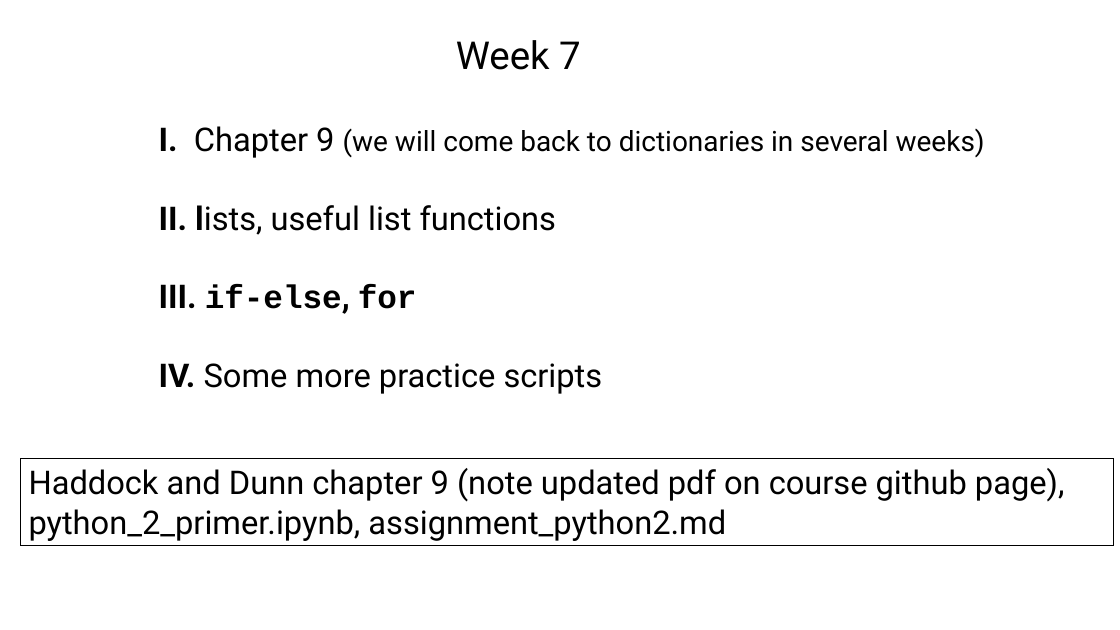
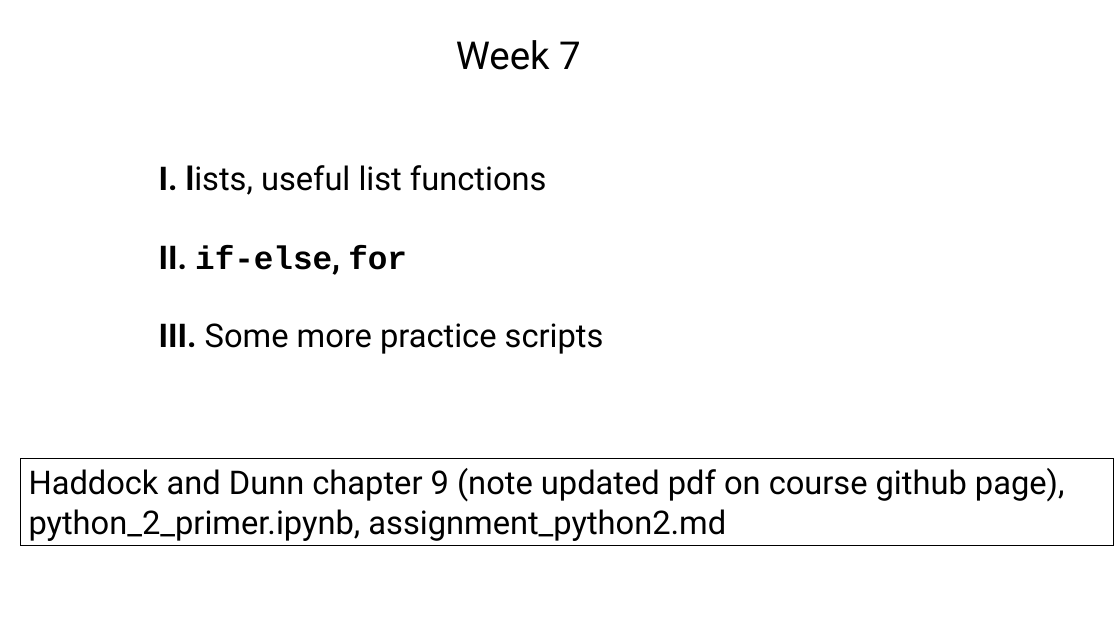
Before and after one commit to tparchman/F25_BIOL792, a slide deck: slide 1 of week7_pythonII/week7_python_chap9.pptx. Drawn at 1120x630 pixels with LibreOffice and Linux fonts; fonts in the diff are those of the drawing. Boxes give left, top, right and bottom in pixels: in the first picture for what was removed or moved away, otherwise in the second. Text is boxed around its words. In the diff, an @@ line names an element or a change of style, - is before the commit and + after.

```diff
--- a/week7_pythonII/week7_python_chap9.pptx
+++ b/week7_pythonII/week7_python_chap9.pptx
@@ text at (x1=159, y1=165, x2=604, y2=354): text changed @@
-I. Chapter 9 (we will come back to dictionaries in several weeks)
-II. lists, useful list functions
-III. if-else, for
-IV. Some more practice scripts
+I. lists, useful list functions
+II. if-else, for
+III. Some more practice scripts
```
Also in this commit, not shown: 2 other files.
